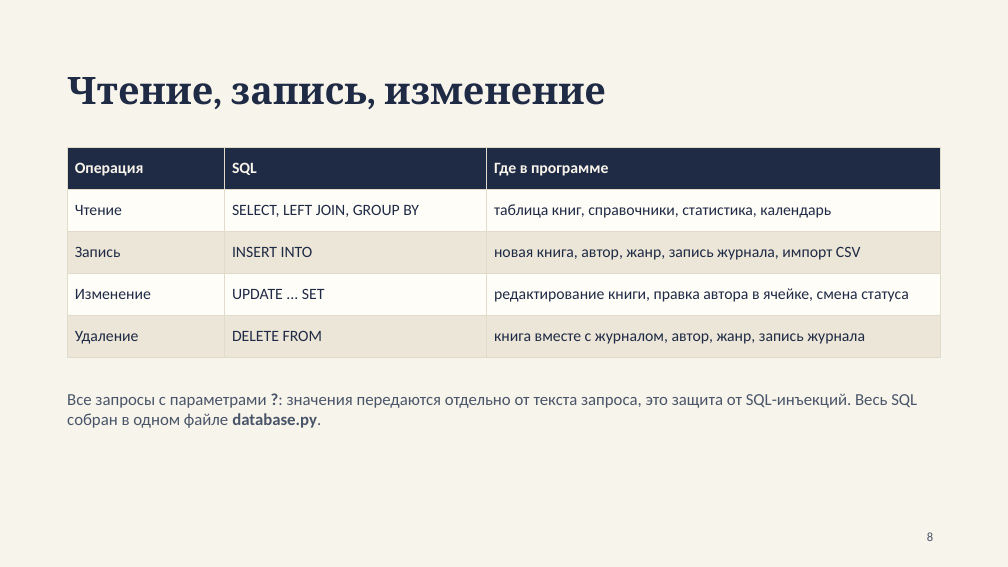
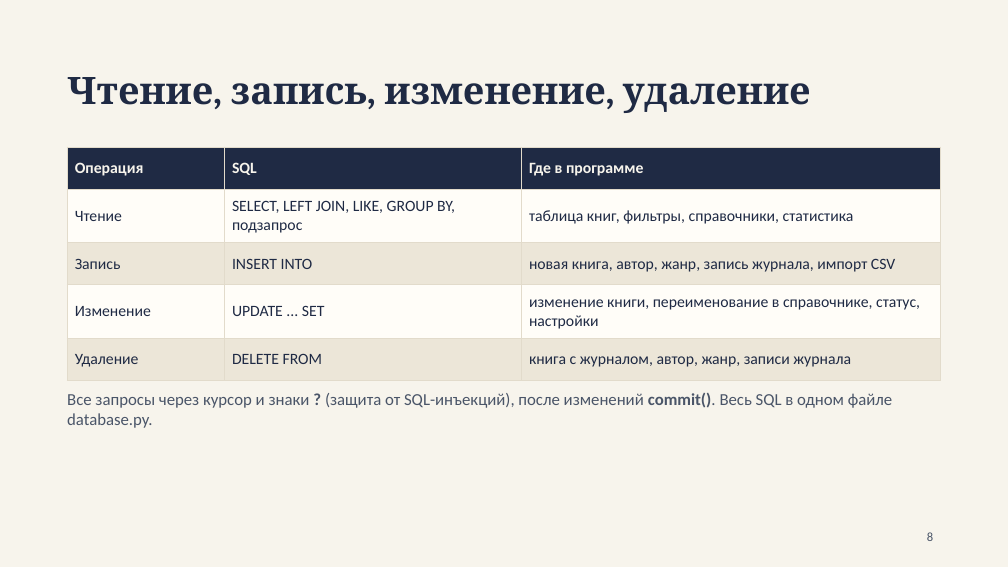
Before and after one commit to monogamie/project, a slide deck: slide 8 of Документы/Презентация.pptx. Drawn at 1008x567 pixels with LibreOffice and Linux fonts; fonts in the diff are those of the drawing. Boxes give left, top, right and bottom in pixels: in the first picture for what was removed or moved away, otherwise in the second. Text is boxed around its words. In the diff, an @@ line names an element or a change of style, - is before the commit and + after.

```diff
--- a/Документы/Презентация.pptx
+++ b/Документы/Презентация.pptx
@@ title at [67,77,811,113]: text changed @@
-Чтение, запись, изменение
+Чтение, запись, изменение, удаление
@@ table at [67,147,941,371] @@
-row 2, column 2: SELECT, LEFT JOIN, GROUP BY
+row 2, column 2: SELECT, LEFT JOIN, LIKE, GROUP BY, подзапрос
-row 2, column 3: таблица книг, справочники, статистика, календарь
+row 2, column 3: таблица книг, фильтры, справочники, статистика
-row 4, column 3: редактирование книги, правка автора в ячейке, смена статуса
+row 4, column 3: изменение книги, переименование в справочнике, статус, настройки
-row 5, column 3: книга вместе с журналом, автор, жанр, запись журнала
+row 5, column 3: книга с журналом, автор, жанр, записи журнала
@@ text at [67,393,892,428]: text changed @@
-Все запросы с параметрами ?: значения передаются отдельно от текста запроса, это защита от SQL-инъекций. Весь SQL собран в одном файле database.py.
+Все запросы через курсор и знаки ? (защита от SQL-инъекций), после изменений commit(). Весь SQL в одном файле database.py.
```
Also in this commit, not shown: 12 other slides changed, 4 slides added, 2 slides removed, 7 other files.
